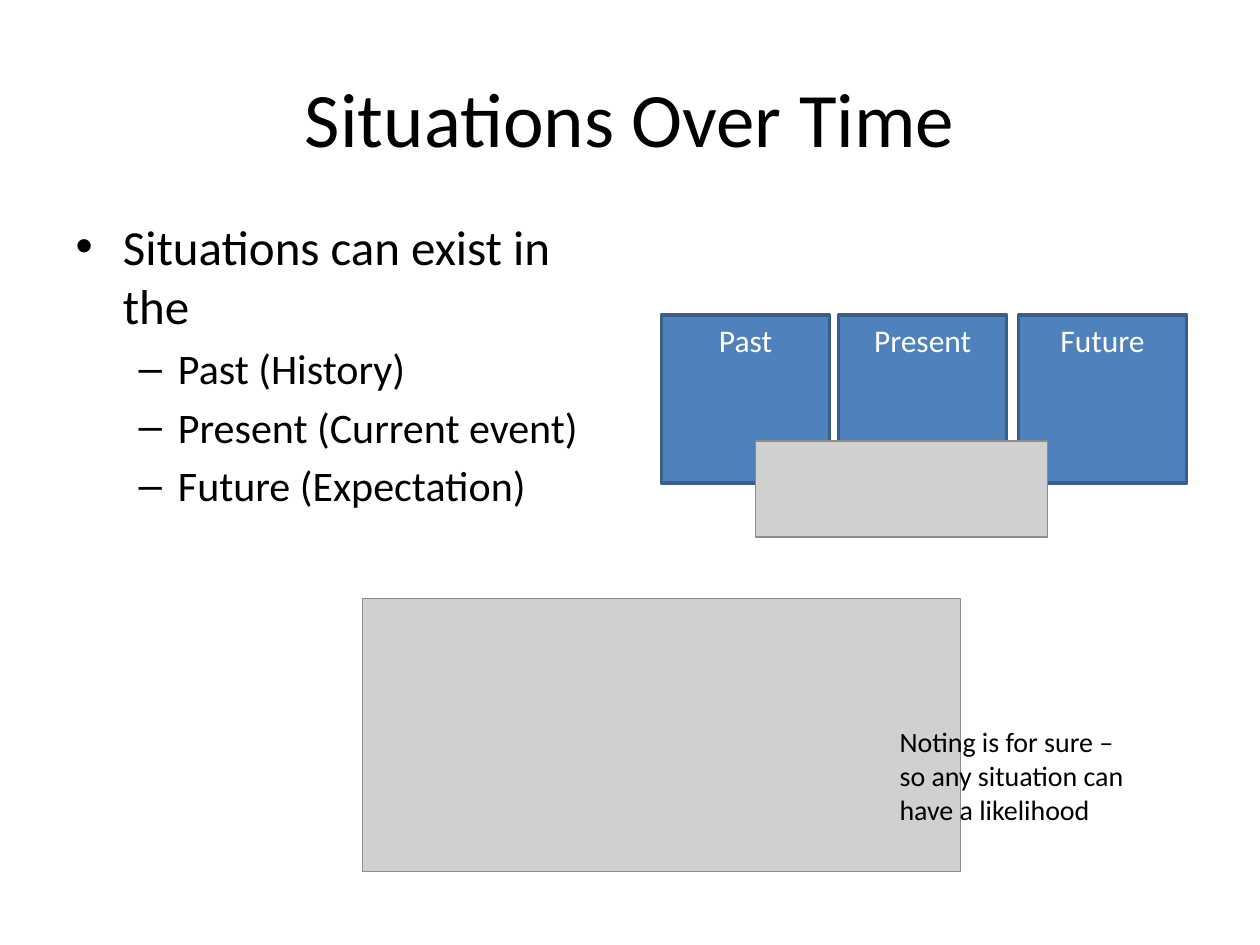
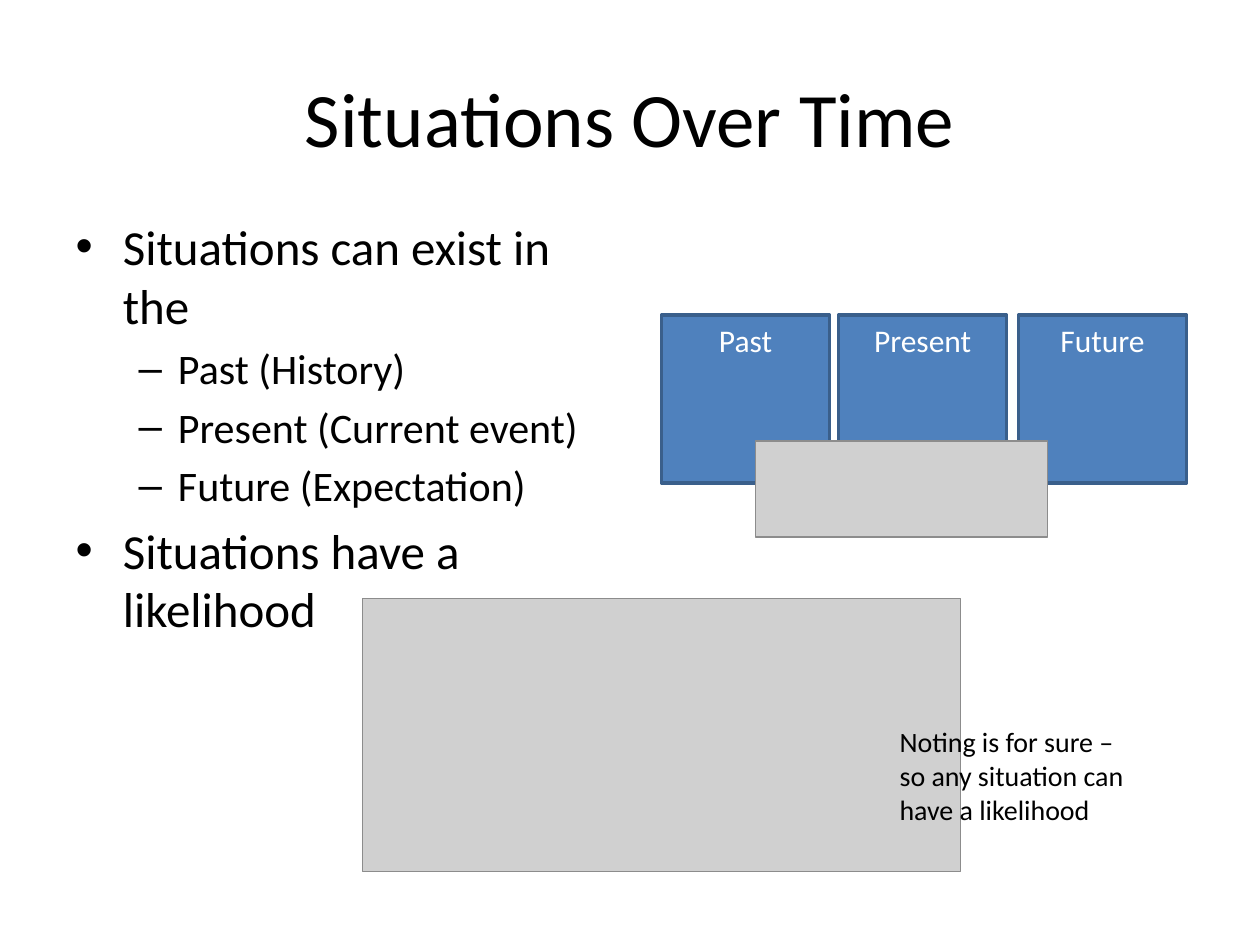
Before and after one commit to omg-threat-modeling/phase1, a slide deck: slide 5 of models/ModelDevelopment/Threat And Risk Concepts.pptx (slide 4 before the commit). Drawn at 1260x945 pixels with LibreOffice and Linux fonts; fonts in the diff are those of the drawing; grey boxes stand for pictures. Boxes give left, top, right and bottom in pixels: in the first picture for what was removed or moved away, otherwise in the second. Text is boxed around its words. In the diff, an @@ line names an element or a change of style, - is before the commit and + after.

```diff
--- a/models/ModelDevelopment/Threat And Risk Concepts.pptx
+++ b/models/ModelDevelopment/Threat And Risk Concepts.pptx
@@ text at (123,535,459,628): paragraph added @@
+• Situations have a likelihood
```
Also in this commit, not shown: 6 other slides changed, 2 slides added, 3 other files.
